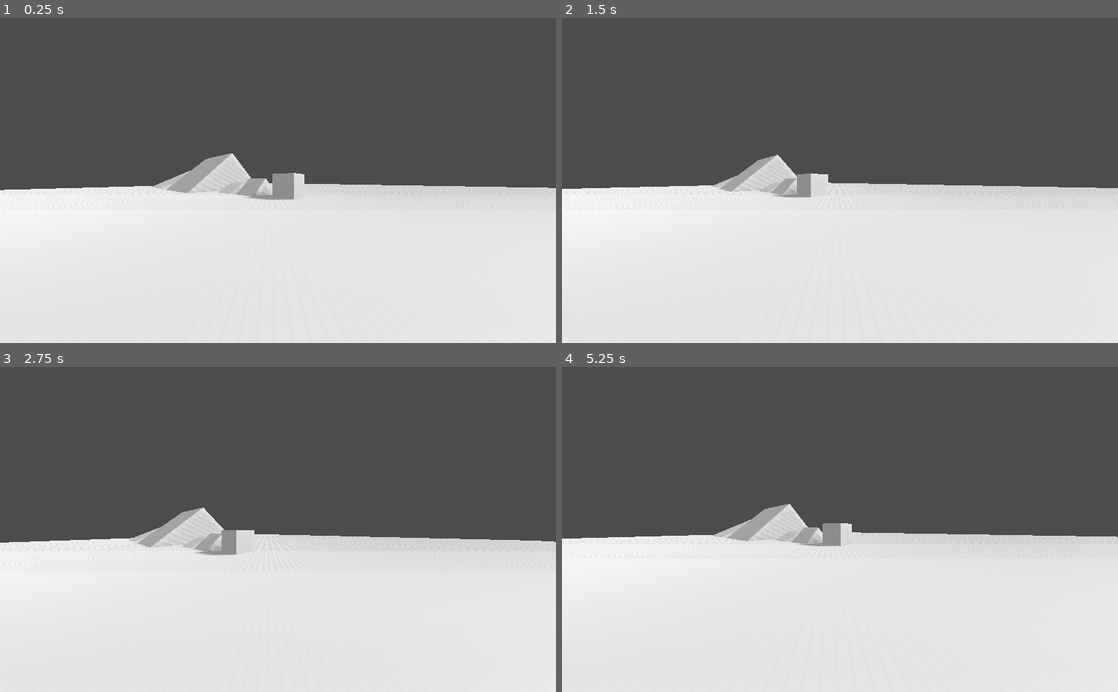
Above: before the commit, frames 1-4 (two rows, left to right).
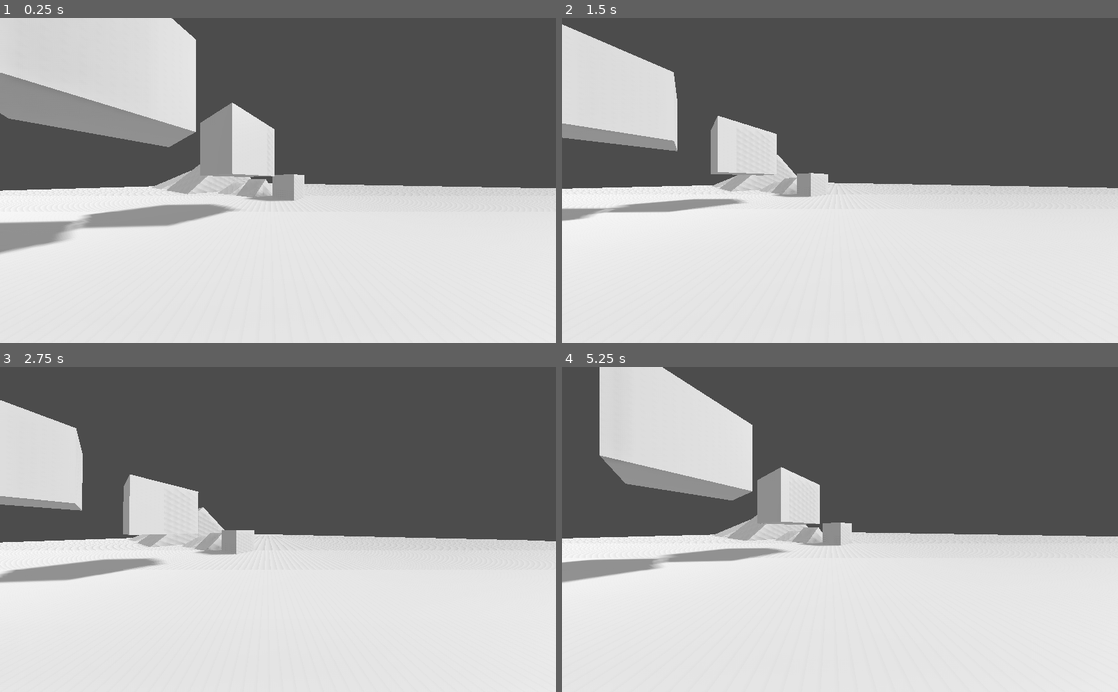
Above: after the commit, the same moments.

Repository: LoslierDimitri/Vampire
Game: Godot game, scene res://Main/Main.tscn
The game is run twice, just before and just after one commit, with the same random seed, the same clock (stepped at 60 frames per second) and the same inputs.
Inputs (mouse positions are in pixels of both pictures, inside the frame that each line leads up to):
- Up to frame 1 (0.25 s): no input
- Up to frame 2 (1.5 s): move the mouse to (867, 180) at 0.52 s; hold D (d) 0.53-1.28 s; tap S (s) at 0.8, 1.35 s; move the mouse to (812, 180) at 1.27 s
- Up to frame 3 (2.75 s): tap Space (space) at 1.55 s; move the mouse to (289, 523) at 2.02 s; hold Space (space) from 2.03 s (still down); tap D (d) at 2.3 s
- Up to frame 4 (5.25 s): move the mouse to (834, 536) at 2.77 s; release Space (space) at 2.78 s; tap D (d) at 2.85, 4.55 s; tap S (s) at 3.05, 4.35 s; tap Enter at 3.5 s; move the mouse to (878, 532) at 3.52 s; hold A (q) 3.53-4.28 s; tap Space (space) at 3.8 s; move the mouse to (795, 526) at 4.27 s; move the mouse to (845, 529) at 5.02 s; hold Shift (shift) from 5.03 s (still down)

The runs differ from the first frame. In frame 1, 17% of the frame differs, in the area x 0-99%, y 0-73%; in frame 2, 8.7%; in frame 3, 7.4%; in frame 4, 12%.

Commit message:
In process of adding climbing
Add climbing to the game

Todo:
Finish implementing climbing. Implement crouch.

Diff:
--- a/Vampire_godot/Map/Map_01.tscn
+++ b/Vampire_godot/Map/Map_01.tscn
@@ -34,3 +34,12 @@
 
 [node name="Cube_05" parent="NavigationAgent/NavigationMeshInstance" instance=ExtResource( 2 )]
 transform = Transform( 7.75248, 0, 0, 0, 3.87624, -6.71386, 0, 6.71386, 3.87624, 49.5139, -2.90144, 3.00619 )
+
+[node name="Cube_06" parent="NavigationAgent/NavigationMeshInstance" instance=ExtResource( 2 )]
+transform = Transform( 2.26779, 0, 0, 0, 2.26779, 0, 0, 0, 2.26779, 0, 5.74159, -9.26224 )
+
+[node name="Cube_07" parent="NavigationAgent/NavigationMeshInstance" instance=ExtResource( 2 )]
+transform = Transform( 2.26779, 0, 0, 0, 2.26779, 0, 0, 0, 2.26779, 0, 7.69809, -15.7938 )
+
+[node name="Cube_08" parent="NavigationAgent/NavigationMeshInstance" instance=ExtResource( 2 )]
+transform = Transform( 4.5747, 0, 0, 0, 4.5747, 0, 0, 0, 4.5747, 0, 9.63225, -28.0375 )
--- a/Vampire_godot/Player/Player.tscn
+++ b/Vampire_godot/Player/Player.tscn
@@ -1,13 +1,14 @@
-[gd_scene load_steps=5 format=2]
+[gd_scene load_steps=6 format=2]
 
 [ext_resource path="res://Environment/Map_01_01.tres" type="Environment" id=1]
 [ext_resource path="res://Script/Player.gd" type="Script" id=2]
 
 [sub_resource type="CapsuleShape" id=1]
 
-[sub_resource type="CylinderShape" id=2]
-height = 1.0
-radius = 2.0
+[sub_resource type="CylinderShape" id=3]
+height = 0.5
+
+[sub_resource type="BoxShape" id=2]
 
 [node name="Player" type="KinematicBody"]
 script = ExtResource( 2 )
@@ -16,9 +17,12 @@
 transform = Transform( 1, 0, 0, 0, -4.37114e-08, -1, 0, 1, -4.37114e-08, 0, 0, 0 )
 shape = SubResource( 1 )
 
-[node name="Collision_foot" type="CollisionShape" parent="."]
-transform = Transform( 0.599297, 0, 0, 0, 1, 0, 0, 0, 0.599297, 0, -1.06597, 0 )
-shape = SubResource( 2 )
+[node name="Area_top" type="Area" parent="."]
+transform = Transform( 1, 0, 0, 0, 1, 0, 0, 0, 1, 0, -0.172504, 0 )
+
+[node name="Collision_top" type="CollisionShape" parent="Area_top"]
+transform = Transform( 1, 0, 0, 0, 1, 0, 0, 0, 1, 0, 1.5, 0 )
+shape = SubResource( 3 )
 
 [node name="Camera_pivot" type="Spatial" parent="."]
 transform = Transform( 1, 0, 0, 0, 1, 0, 0, 0, 1, 0, 1, 0 )
@@ -27,3 +31,27 @@
 environment = ExtResource( 1 )
 fov = 110.0
 far = 5486.0
+
+[node name="Timer_climb" type="Timer" parent="."]
+
+[node name="Area_climb_up" type="Area" parent="."]
+transform = Transform( 1, 0, 0, 0, 1, 0, 0, 0, 1, 0, 0, -1.34299 )
+
+[node name="Collision_climb_up" type="CollisionShape" parent="Area_climb_up"]
+transform = Transform( 0.463955, 0, 0, 0, 0.176376, 0, 0, 0, 0.176376, 0, 0.537208, 0 )
+shape = SubResource( 2 )
+
+[node name="Area_climb_down" type="Area" parent="."]
+transform = Transform( 1, 0, 0, 0, 1, 0, 0, 0, 1, 0, 0, -1.34299 )
+
+[node name="Collision_climb_down" type="CollisionShape" parent="Area_climb_down"]
+transform = Transform( 0.463955, 0, 0, 0, 0.176376, 0, 0, 0, 0.176376, 0, -0.378552, 0 )
+shape = SubResource( 2 )
+
+[connection signal="body_entered" from="Area_top" to="." method="_on_Area_top_body_entered"]
+[connection signal="body_exited" from="Area_top" to="." method="_on_Area_top_body_exited"]
+[connection signal="timeout" from="Timer_climb" to="." method="_on_Timer_climb_timeout"]
+[connection signal="body_entered" from="Area_climb_up" to="." method="_on_Area_climb_up_body_entered"]
+[connection signal="body_exited" from="Area_climb_up" to="." method="_on_Area_climb_up_body_exited"]
+[connection signal="body_entered" from="Area_climb_down" to="." method="_on_Area_climb_down_body_entered"]
+[connection signal="body_exited" from="Area_climb_down" to="." method="_on_Area_climb_down_body_exited"]
--- a/Vampire_godot/Script/Player.gd
+++ b/Vampire_godot/Script/Player.gd
@@ -16,10 +16,16 @@
 var speed_actual = 0
 export var speed_walk = 10
 export var speed_run = 30
+
 export var gravity = 50
 var gravity_vec = Vector3()
 var snap = Vector3()
 export var jump = 30
+var stop_jump = false
+
+var is_climb_up = false
+var is_climb_down = false
+var is_climb = false
 
 ###########################################################################
 #ready
@@ -47,6 +53,11 @@
 		gravity_vec = Vector3.UP * jump
 
 	###########################################################################
+	#climb
+	if (Input.is_action_pressed("space")):
+		is_climb = true
+
+	###########################################################################
 	#movement
 	if Input.is_action_pressed("z"):
 		direction -= transform.basis.z
@@ -67,6 +78,8 @@
 #gravity
 func gravity(delta):
 	if (is_on_floor() == false):
+		if (stop_jump == true):
+			gravity_vec = Vector3()
 		gravity_vec += Vector3.DOWN * gravity * delta
 	else:
 		gravity_vec = -get_floor_normal()
@@ -86,9 +99,49 @@
 	movement.z = direction.z * speed_actual + gravity_vec.z
 	movement.y = gravity_vec.y
 
+	###########################################################################
+	#climb
+	if (is_climb_up == false and is_climb_down == true):
+		if (is_climb == true):
+			pass
+
+	###########################################################################
+	#movement calcul
 	move_and_slide_with_snap(movement, snap, Vector3.UP)
+
+	reset()
 
 ###########################################################################
 #process
 func _process(delta):
 	pass
+
+###########################################################################
+#reset
+func reset():
+	stop_jump = false
+
+###########################################################################
+#top stop jump
+func _on_Area_top_body_entered(body):
+	stop_jump = true
+func _on_Area_top_body_exited(body):
+	pass
+
+###########################################################################
+#climb
+func _on_Area_climb_up_body_entered(body):
+	print(body)
+	is_climb_up = true
+func _on_Area_climb_up_body_exited(body):
+	is_climb_up = false
+
+func _on_Area_climb_down_body_entered(body):
+	is_climb_down = true
+func _on_Area_climb_down_body_exited(body):
+	is_climb_down = false
+
+###########################################################################
+#timer climb
+func _on_Timer_climb_timeout():
+	pass
